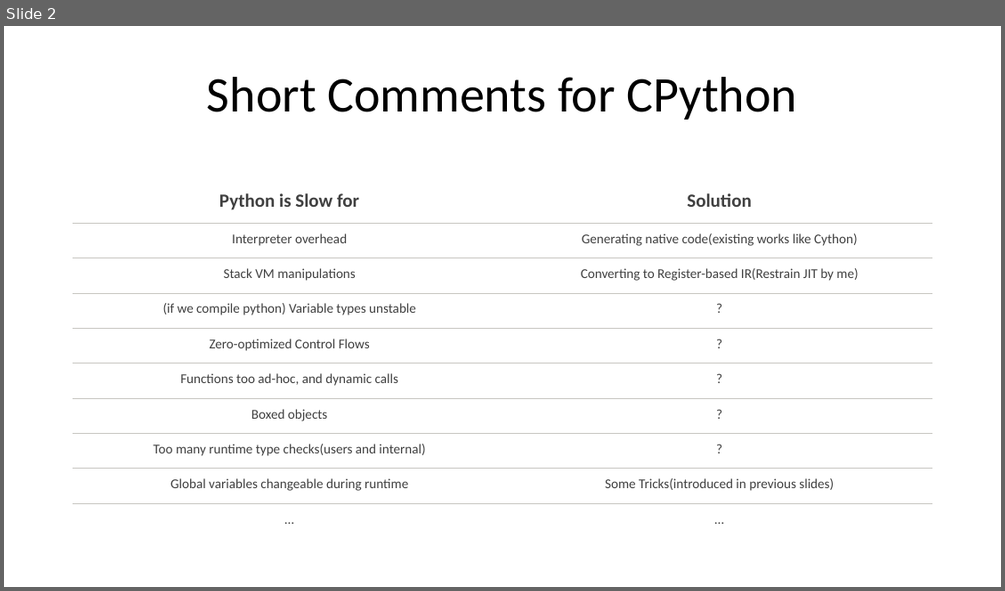
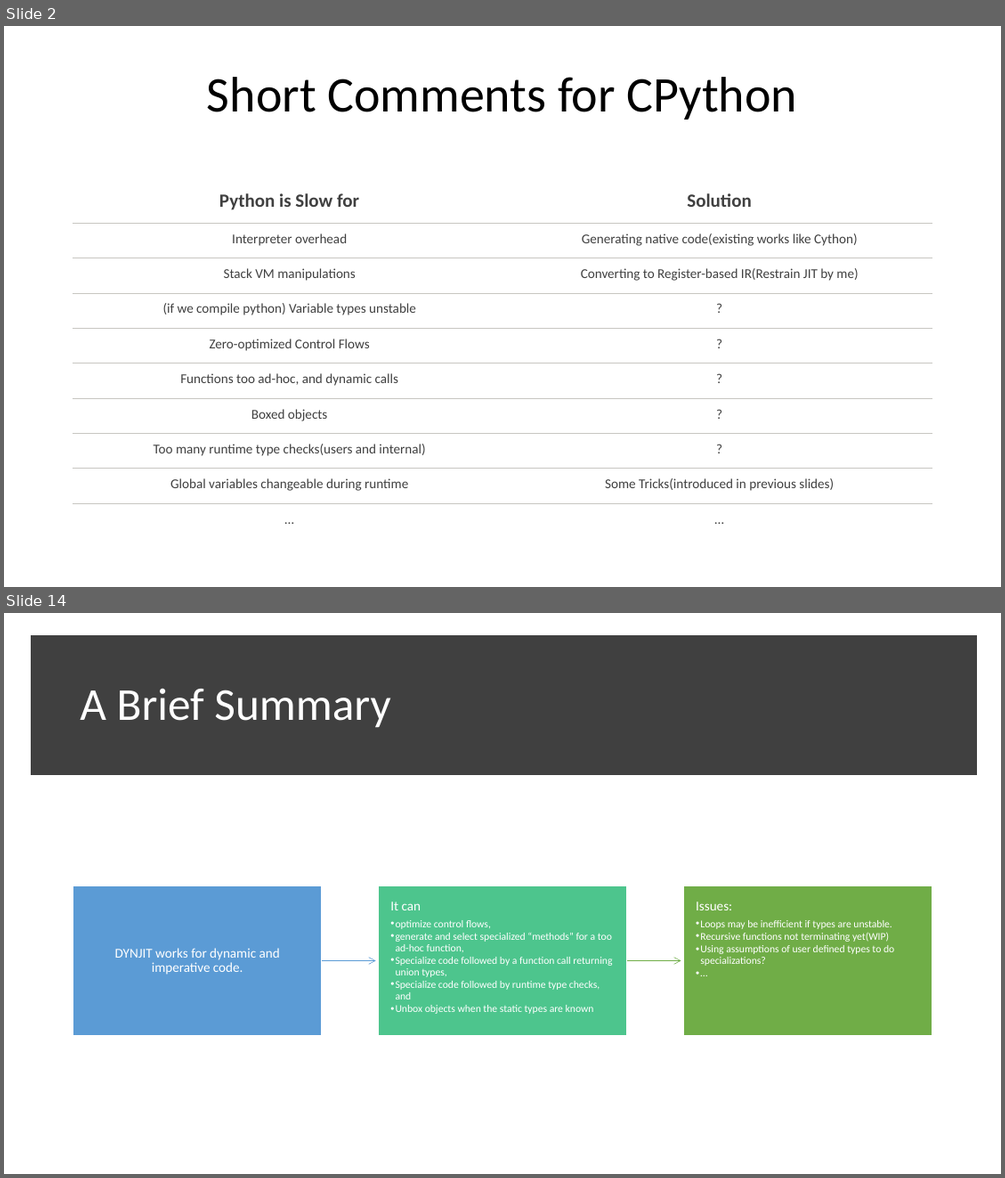
Before and after one commit to thautwarm/Site-32, a slide deck: src/Others/slides/impl0.pptx. Shown one above the other, each under a label of ours: slide 2 before the commit, slides 2 and 14 after it; the slides between them are not shown. The pictures are 1005x591 and 1005x1178 pixels, drawn with LibreOffice and Linux fonts; fonts in the diff are those of the drawing. Boxes give left, top, right and bottom in pixels: in the first picture for what was removed or moved away, otherwise in the second. Text is boxed around its words. In the diff, an @@ line names an element or a change of style, - is before the commit and + after.

```diff
--- a/src/Others/slides/impl0.pptx
+++ b/src/Others/slides/impl0.pptx
@@ slide 14 added at (4,613,1001,1174), background #FFFFFF @@
@@ rectangle added at (36,641,971,770), fill #404040, outline #404040 10 pt @@
@@ title added at (80,688,390,728), 44 pt, text #FFFFFF @@
+A Brief Summary
@@ group added at (73,886,932,1035): 3 rectangles, 3 texts, 2 freeform shapes @@
+DYNJIT works for dynamic and imperative code.
+It can
+  • optimize control flows,
+  • generate and select specialized “methods” for a too ad-hoc function,
+  • Specialize code followed by a function call returning union types,
+  • Specialize code followed by runtime type checks, and
+  • Unbox objects when the static types are known
+Issues:
+  • Loops may be inefficient if types are unstable.
+  • Recursive functions not terminating yet(WIP)
+  • Using assumptions of user defined types to do specializations?
+  • …
```
Also in this commit, not shown: 7 slides changed, 4 other slides added, 1 slide removed.
